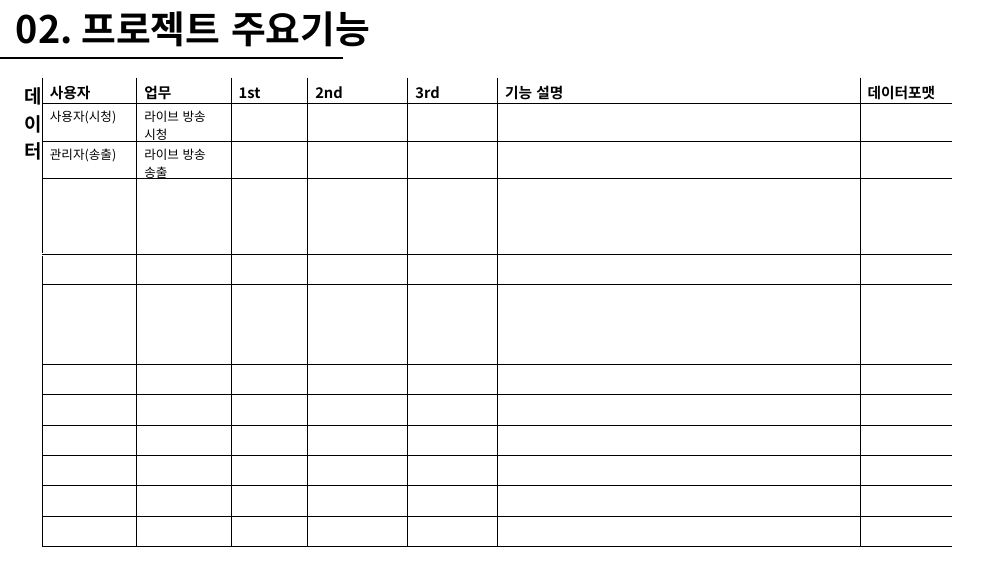
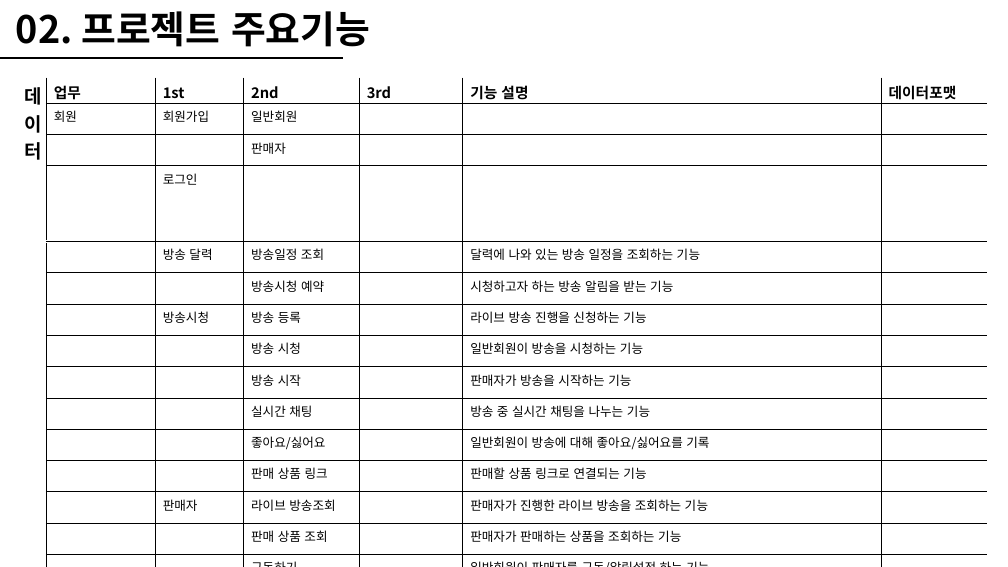
Before and after one commit to hennylee/Hana-Exchange-Payment-Project, a slide deck: slide 7 of 프로젝트계획서(상세)이해니_금융라이브커머스_2차_20210702.pptx (slide 9 before the commit). Drawn at 1008x567 pixels with LibreOffice and Linux fonts; fonts in the diff are those of the drawing. Boxes give left, top, right and bottom in pixels: in the first picture for what was removed or moved away, otherwise in the second. Text is boxed around its words. In the diff, an @@ line names an element or a change of style, - is before the commit and + after.

```diff
--- a/프로젝트계획서(상세)이해니_금융라이브커머스_2차_20210702.pptx
+++ b/프로젝트계획서(상세)이해니_금융라이브커머스_2차_20210702.pptx
@@ table at (17,78,986,546) @@
-데이터 | 사용자 | 업무 | 1st | 2nd | 3rd | 기능 설명 | 데이터포맷
- | 사용자(시청) | 라이브 방송 시청 |  |  |  |  | 
- | 관리자(송출) | 라이브 방송 송출 |  |  |  |  | 
- |  |  |  |  |  |  | 
- |  |  |  |  |  |  | 
- |  |  |  |  |  |  | 
- |  |  |  |  |  |  | 
- |  |  |  |  |  |  | 
- |  |  |  |  |  |  | 
- |  |  |  |  |  |  | 
- |  |  |  |  |  |  | 
- |  |  |  |  |  |  | 
+데이터 | 업무 | 1st | 2nd | 3rd | 기능 설명 | 데이터포맷
+ | 회원 | 회원가입 | 일반회원 |  |  | 
+ |  |  | 판매자 |  |  | 
+ |  | 로그인 |  |  |  | 
+ |  | 방송 달력 | 방송일정 조회 |  | 달력에 나와 있는 방송 일정을 조회하는 기능 | 
+ |  |  | 방송시청 예약 |  | 시청하고자 하는 방송 알림을 받는 기능 | 
+ |  | 방송시청 | 방송 등록 |  | 라이브 방송 진행을 신청하는 기능 | 
+ |  |  | 방송 시청 |  | 일반회원이 방송을 시청하는 기능 | 
+ |  |  | 방송 시작 |  | 판매자가 방송을 시작하는 기능 | 
+ |  |  | 실시간 채팅 |  | 방송 중 실시간 채팅을 나누는 기능 | 
+ |  |  | 좋아요/싫어요 |  | 일반회원이 방송에 대해 좋아요/싫어요를 기록 | 
+ |  |  | 판매 상품 링크 |  | 판매할 상품 링크로 연결되는 기능 | 
+ |  | 판매자 | 라이브 방송조회 |  | 판매자가 진행한 라이브 방송을 조회하는 기능 | 
+ |  |  | 판매 상품 조회 |  | 판매자가 판매하는 상품을 조회하는 기능 | 
+ |  |  | 구독하기 |  | 일반회원이 판매자를 구독/알림설정 하는 기능 | 
@@ table: place and size @@
-table at (17,78,952,447)
+table at (17,78,986,546)
```
Also in this commit, not shown: 2 slides removed, 1 other file.
